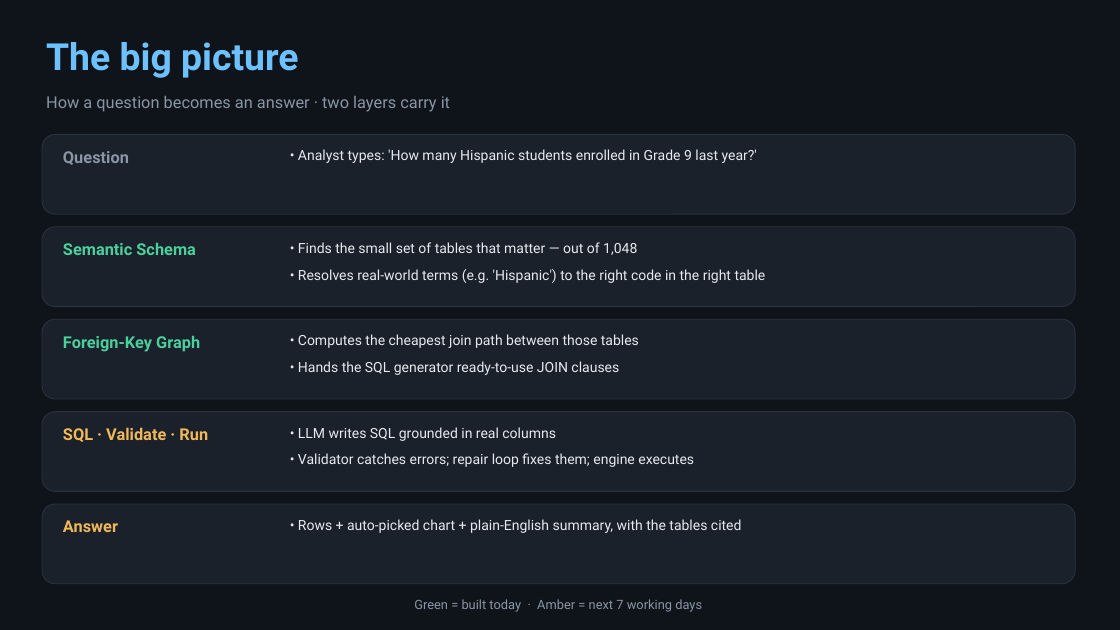
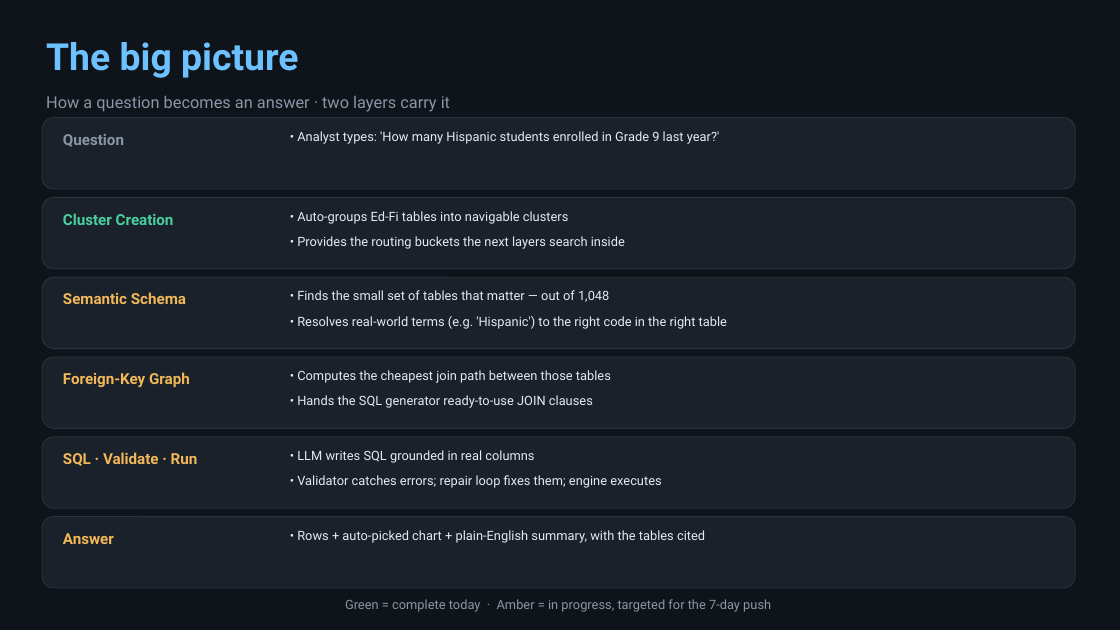
Before and after one commit to bharatmohanthakur/heavy_text2sql, a slide deck: slide 4 of docs/architecture_deck.pptx. Drawn at 1120x630 pixels with LibreOffice and Linux fonts; fonts in the diff are those of the drawing. Boxes give left, top, right and bottom in pixels: in the first picture for what was removed or moved away, otherwise in the second. Text is boxed around its words. In the diff, an @@ line names an element or a change of style, - is before the commit and + after.

```diff
--- a/docs/architecture_deck.pptx
+++ b/docs/architecture_deck.pptx
@@ rounded rectangle: place and size @@
-rounded rectangle at (42, 134, 1075, 214)
+rounded rectangle at (42, 118, 1075, 189)
@@ text "Question": place and size @@
-text "Question" at (63, 151, 129, 165)
+text "Question" at (63, 134, 124, 147)
@@ text "• Analyst types: 'How many ...": place and size @@
-text "• Analyst types: 'How many ..." at (298, 149, 757, 163)
+text "• Analyst types: 'How many ..." at (297, 131, 719, 144)
@@ rounded rectangle: place and size @@
-rounded rectangle at (42, 227, 1075, 307)
+rounded rectangle at (42, 197, 1075, 269)
@@ text added at (63, 213, 174, 225), 13 pt, text #4AD09C, bold @@
+Cluster Creation
@@ text added at (297, 211, 569, 224), 11 pt, text #E6EAF0 @@
+• Auto-groups Ed-Fi tables into navigable clusters
@@ text added at (297, 236, 625, 249), 11 pt, text #E6EAF0 @@
+• Provides the routing buckets the next layers search inside
@@ rounded rectangle: place and size @@
-rounded rectangle at (42, 319, 1075, 399)
+rounded rectangle at (42, 277, 1075, 349)
@@ text "Semantic Schema" at (63, 292, 186, 304): size 14 to 13 pt, text colour #4AD09C to #F2B857 @@
@@ text "Semantic Schema": place and size @@
-text "Semantic Schema" at (63, 242, 196, 255)
+text "Semantic Schema" at (63, 292, 186, 304)
@@ size 12 to 11 pt in 8 elements at (297, 131, 719, 144), (297, 530, 705, 543), (297, 475, 661, 488), (297, 450, 534, 463), (297, 395, 593, 408), (297, 370, 611, 383), (297, 316, 727, 329), (297, 290, 609, 302) @@
@@ text "• Finds the small set ...": place and size @@
-text "• Finds the small set ..." at (298, 242, 637, 255)
+text "• Finds the small set ..." at (297, 290, 609, 302)
@@ text "• Resolves real-world terms (e.g. ...": place and size @@
-text "• Resolves real-world terms (e.g. ..." at (298, 269, 766, 283)
+text "• Resolves real-world terms (e.g. ..." at (297, 316, 727, 329)
@@ rounded rectangle: place and size @@
-rounded rectangle at (42, 412, 1075, 492)
+rounded rectangle at (42, 357, 1075, 429)
@@ 3 texts: place and size @@
-3 texts at (63, 334, 639, 375)
+3 texts at (63, 370, 611, 408)
@@ text "Foreign-Key Graph" at (63, 372, 190, 388): size 14 to 13 pt, text colour #4AD09C to #F2B857 @@
@@ rounded rectangle: place and size @@
-rounded rectangle at (42, 504, 1075, 584)
+rounded rectangle at (42, 437, 1075, 508)
@@ size 14 to 13 pt in 3 elements at (63, 134, 124, 147), (63, 533, 114, 544), (63, 452, 198, 466) @@
@@ text "SQL · Validate · Run": place and size @@
-text "SQL · Validate · Run" at (63, 427, 208, 442)
+text "SQL · Validate · Run" at (63, 452, 198, 466)
@@ text "• LLM writes SQL grounded ...": place and size @@
-text "• LLM writes SQL grounded ..." at (298, 427, 556, 441)
+text "• LLM writes SQL grounded ..." at (297, 450, 534, 463)
@@ text "• Validator catches errors; repair ...": place and size @@
-text "• Validator catches errors; repair ..." at (298, 453, 694, 467)
+text "• Validator catches errors; repair ..." at (297, 475, 661, 488)
@@ rounded rectangle added at (42, 517, 1075, 588), fill #1A212A, outline #2A333F 0.75 pt @@
@@ text "Answer": place and size @@
-text "Answer" at (63, 520, 118, 532)
+text "Answer" at (63, 533, 114, 544)
@@ text "• Rows + auto-picked chart ...": place and size @@
-text "• Rows + auto-picked chart ..." at (298, 519, 742, 533)
+text "• Rows + auto-picked chart ..." at (297, 530, 705, 543)
@@ text at (345, 599, 771, 612): text changed @@
-Green = built today · Amber = next 7 working days
+Green = complete today · Amber = in progress, targeted for the 7-day push
```
Also in this commit, not shown: 9 other slides changed, 2 slides added, 1 other file.
